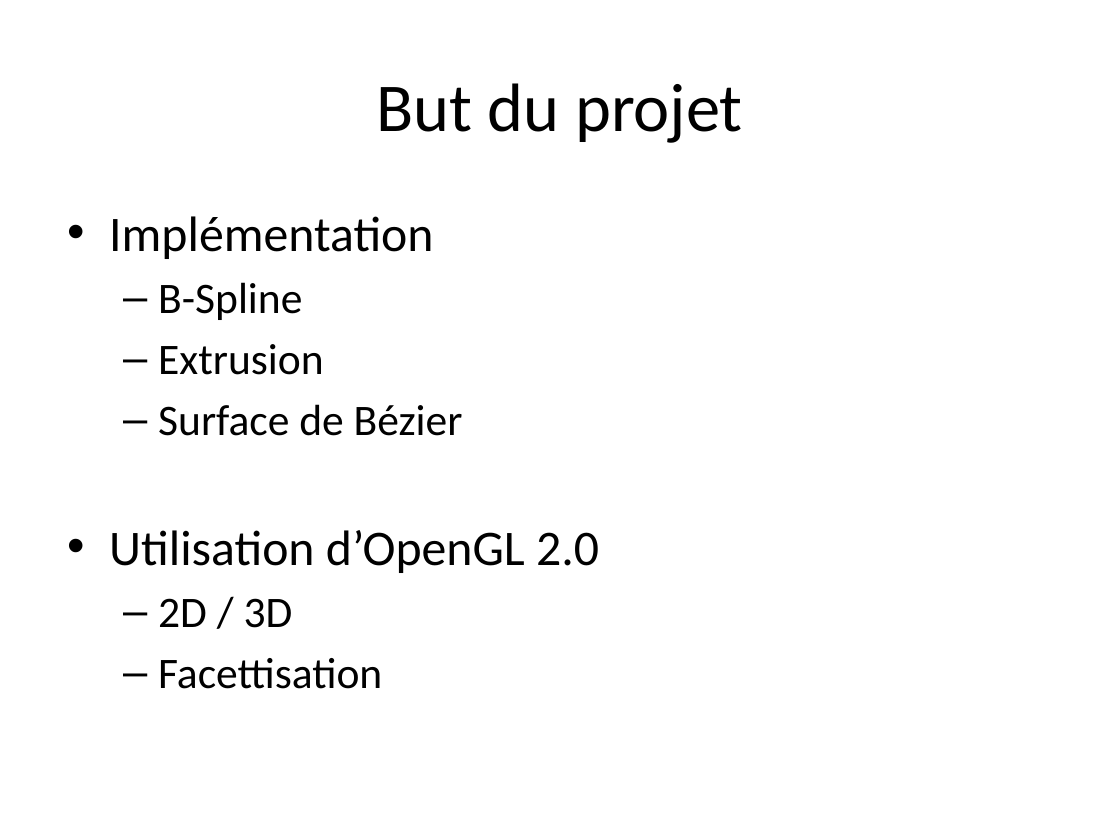
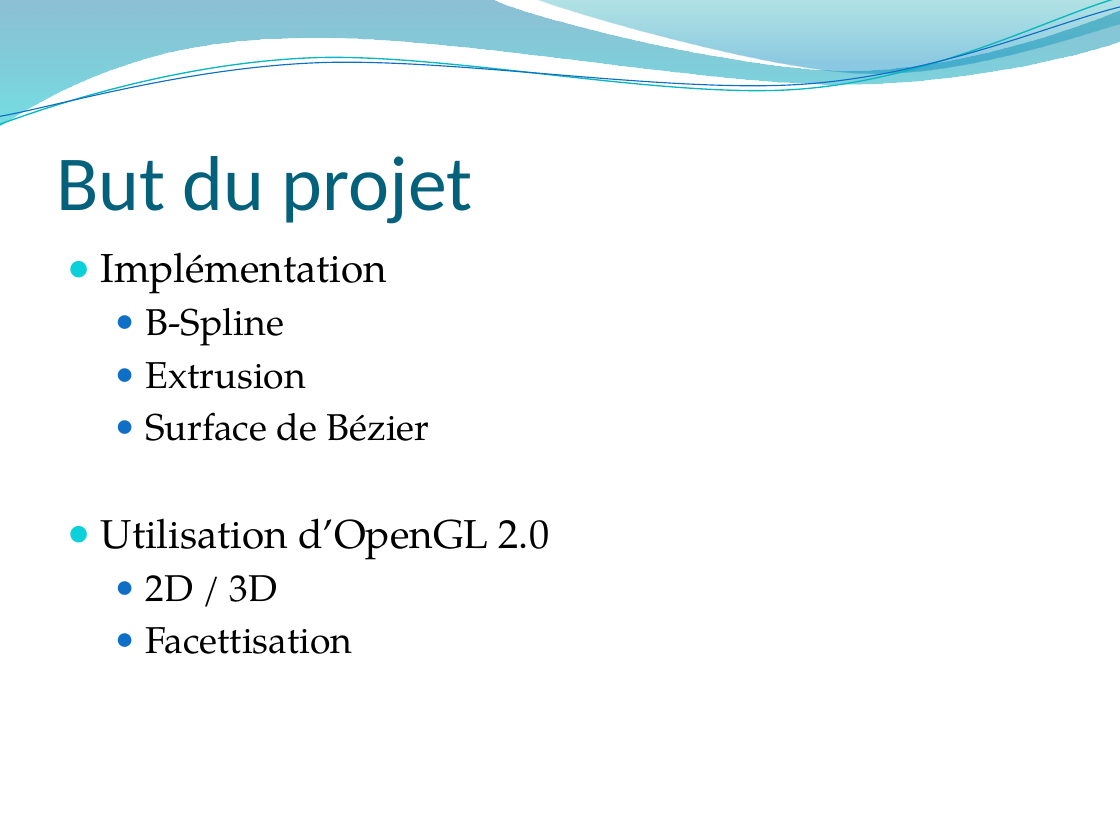
Before and after one commit to 3a-arthurkevin/Math-Modelisation-2D-3D, a slide deck: slide 2 of ProjetMathMod2D3D/PrésentationPartielMath.pptx. Drawn at 1120x840 pixels with LibreOffice and Linux fonts; fonts in the diff are those of the drawing; background and template pictures are left out. Boxes give left, top, right and bottom in pixels: in the first picture for what was removed or moved away, otherwise in the second. Text is boxed around its words. In the diff, an @@ line names an element or a change of style, - is before the commit and + after.

```diff
--- a/ProjetMathMod2D3D/PrésentationPartielMath.pptx
+++ b/ProjetMathMod2D3D/PrésentationPartielMath.pptx
@@ freeform shape added at <box>0,0,1120,127</box>, fill gradient #0074A1 to #00C6CF @@
@@ freeform shape added at <box>0,0,1120,131</box>, outline #0AB8BF 0.85 pt @@
@@ freeform shape added at <box>0,7,1120,125</box>, outline #0F6FC6 0.75 pt @@
@@ freeform shape added at <box>536,0,1120,77</box>, fill gradient #00A1A9 to #008BBF @@
@@ title "But du projet": place and size @@
-title "But du projet" at <box>376,83,743,143</box>
+title "But du projet" at <box>56,156,473,224</box>
@@ title "But du projet" at <box>56,156,473,224</box>: size 44 to 50 pt, text colour #000000 to #04617B; alignment centre to left; vertical alignment middle to bottom @@
@@ text "Implémentation": place and size @@
-text "Implémentation" at <box>109,216,599,689</box>
+text "Implémentation" at <box>101,252,550,654</box>
@@ text "Implémentation" at <box>101,252,550,654</box>: size 32 to 26 pt in "Implémentation", "Utilisation d’OpenGL 2.0"; font Calibri to TeX Gyre Pagella; size 28 to 24 pt in "B-Spline", "Extrusion", "Surface de Bézier", "2D / 3D" and 1 more places; bullet • to ●; less space between paragraphs; bullet – to ● @@
```
Also in this commit, not shown: 4 other slides changed, 7 slides added, 1 slide removed, 5 other files.
